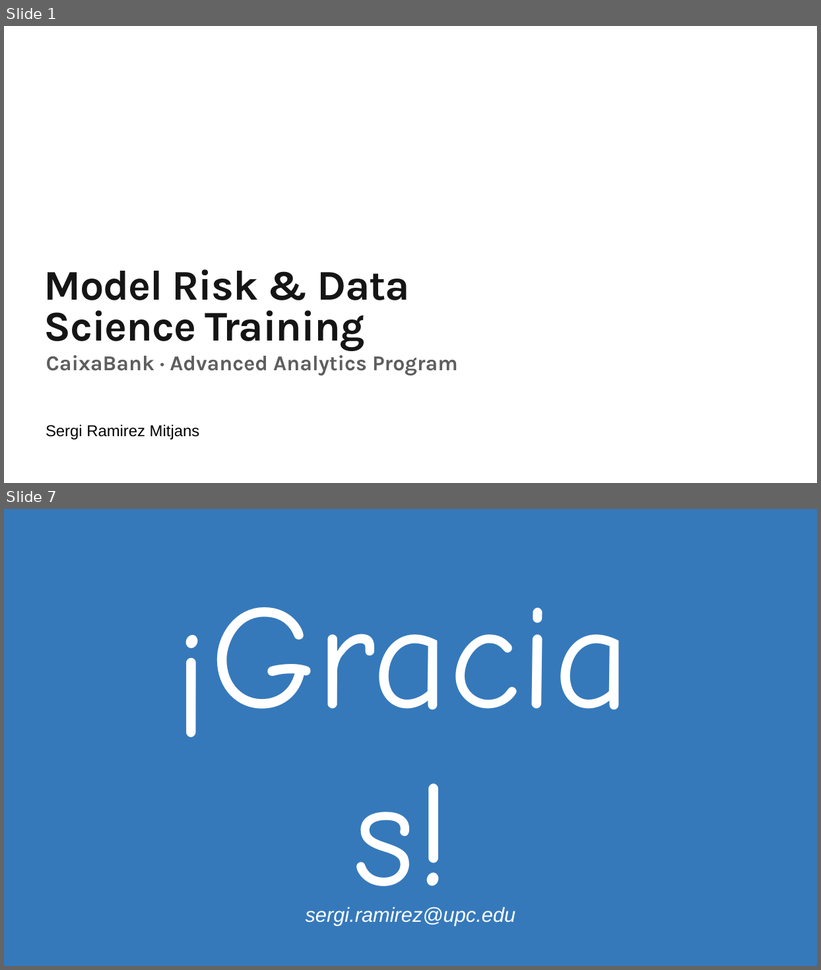
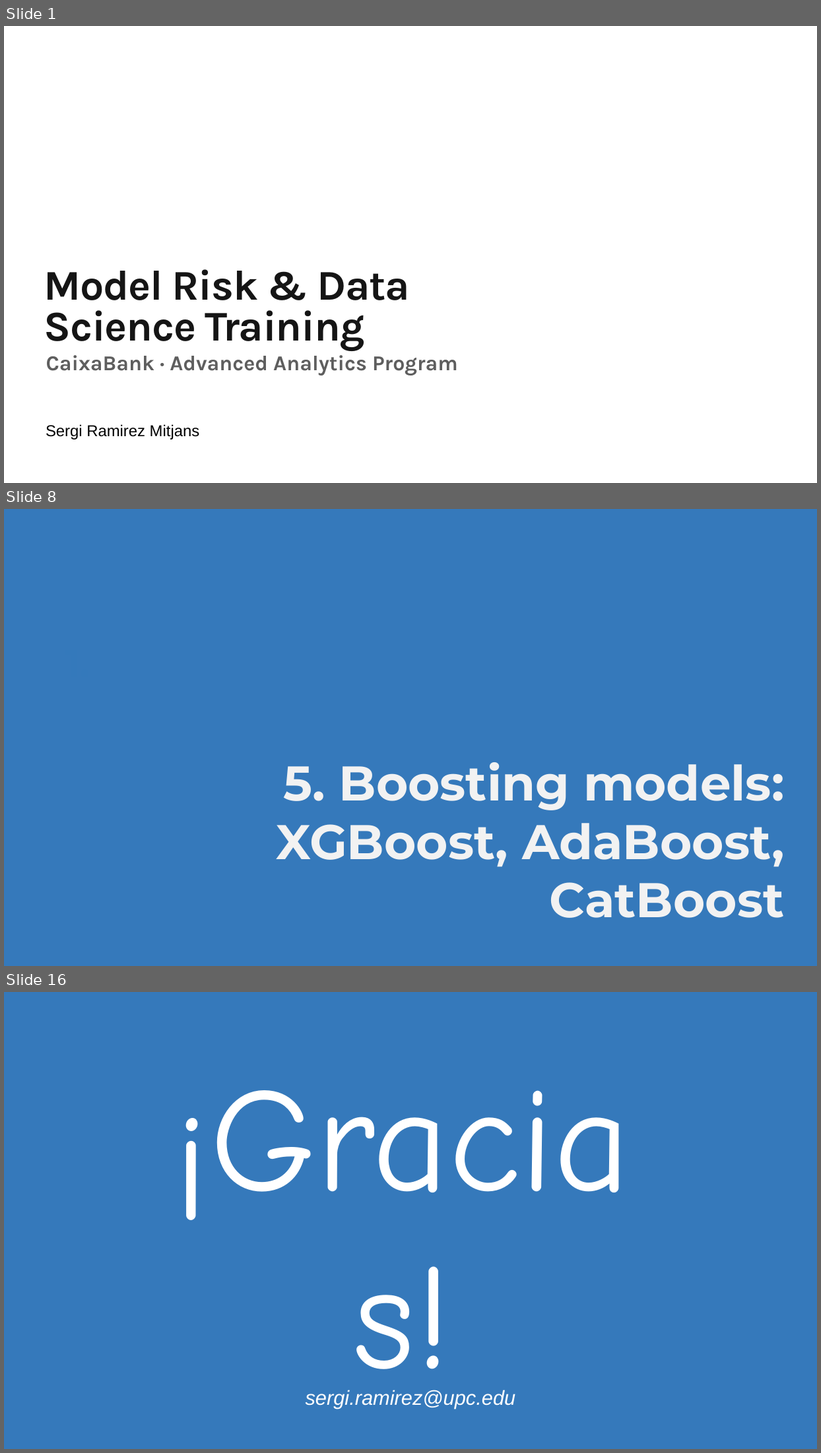
Before and after one commit to ramitjansIA/caixabank_formacion, a slide deck: 26Workshop.pptx. Shown one above the other, each under a label of ours: slides 1 and 7 before the commit, slides 1, 8 and 16 after it; the slides between them are not shown. The pictures are 821x970 and 821x1453 pixels, drawn with LibreOffice and Linux fonts; fonts in the diff are those of the drawing; background and template pictures are left out. Boxes give left, top, right and bottom in pixels: in the first picture for what was removed or moved away, otherwise in the second. Text is boxed around its words. In the diff, an @@ line names an element or a change of style, - is before the commit and + after.

```diff
--- a/26Workshop.pptx
+++ b/26Workshop.pptx
@@ slide 8 added at (x1=4, y1=509, x2=817, y2=966), background #3579BB @@
@@ text added at (x1=52, y1=638, x2=115, y2=696), 88 pt, text #3479BB, bold @@
+1.
@@ text added at (x1=276, y1=762, x2=785, y2=918), 115 pt, text #F2F2F2, bold @@
+5. Boosting models:
+XGBoost, AdaBoost, CatBoost
@@ what was slide 7 is now slide 16 @@
```
Also in this commit, not shown: 1 slide changed, 13 other slides added, 4 slides removed.
